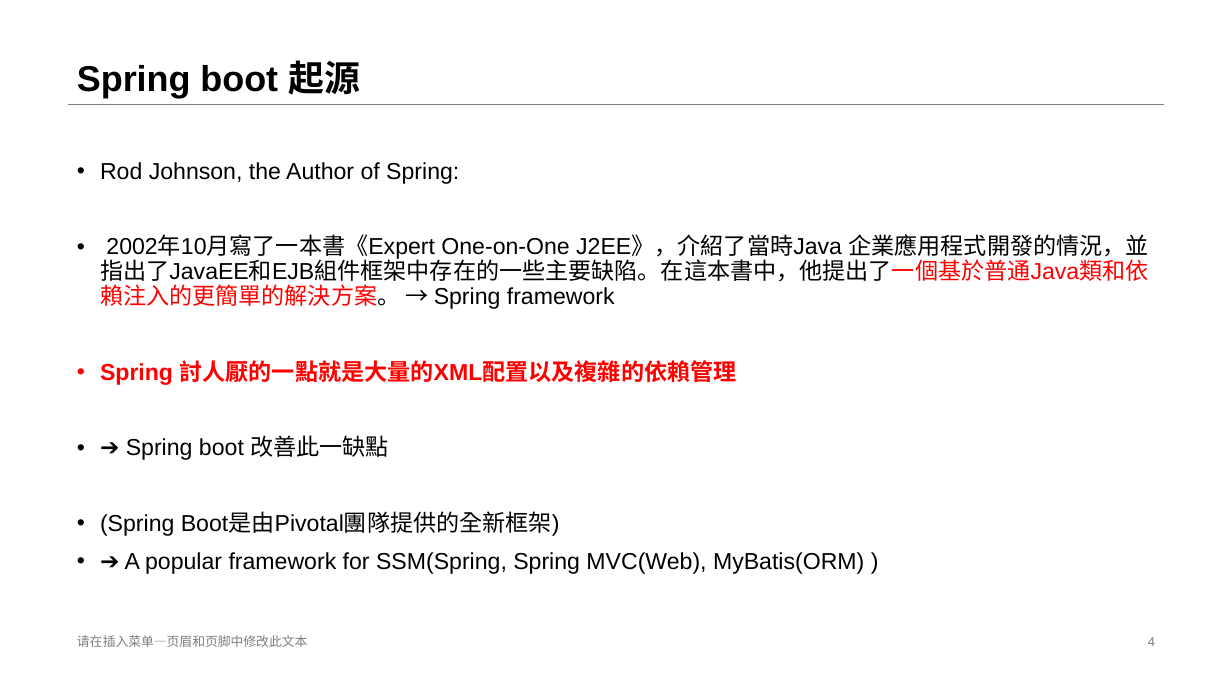
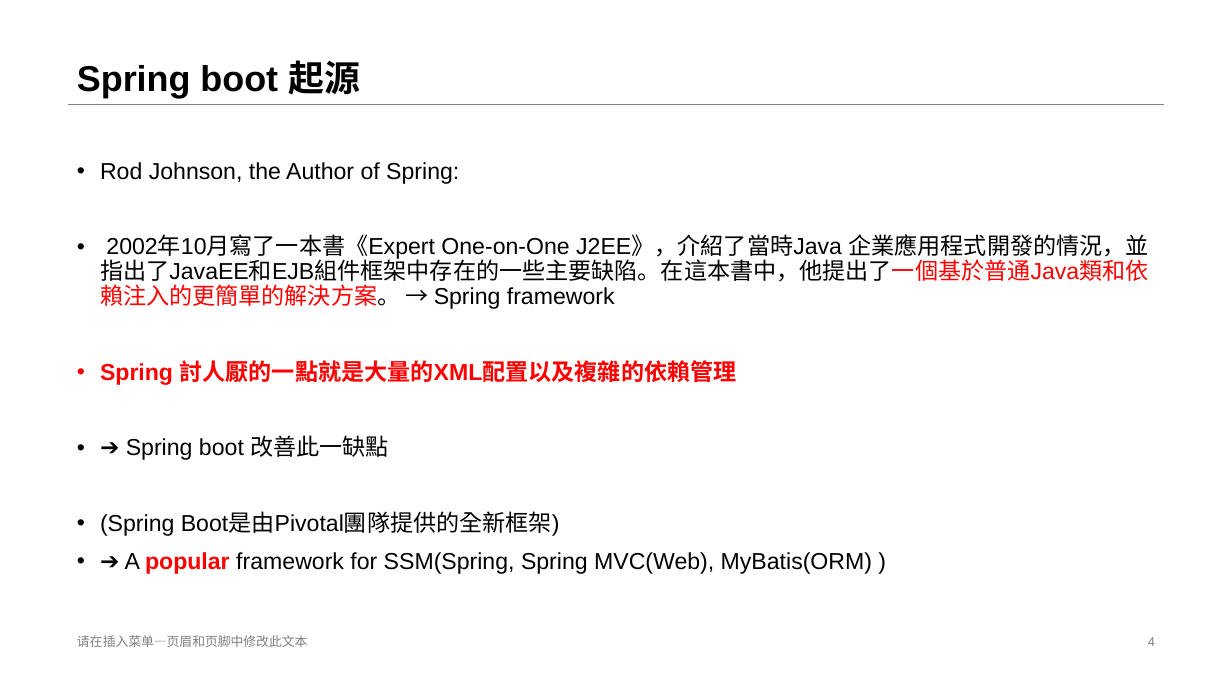
Before and after one commit to stereo720712/2021_Spring_Cloud_ReParctice, a slide deck: slide 4 of Spring_boot_introduce/Spring Boot Introduce.pptx. Drawn at 1232x693 pixels with LibreOffice and Linux fonts; fonts in the diff are those of the drawing. Boxes give left, top, right and bottom in pixels: in the first picture for what was removed or moved away, otherwise in the second. Text is boxed around its words. In the diff, an @@ line names an element or a change of style, - is before the commit and + after.

Commit message:
update spring boot data

```diff
--- a/Spring_boot_introduce/Spring Boot Introduce.pptx
+++ b/Spring_boot_introduce/Spring Boot Introduce.pptx
@@ text at [125, 552, 872, 574]: text colour #000000 to #FF0000, bold on in "popular" @@
```
Also in this commit, not shown: 8 other slides changed, 3 slides added, 1 slide removed.
